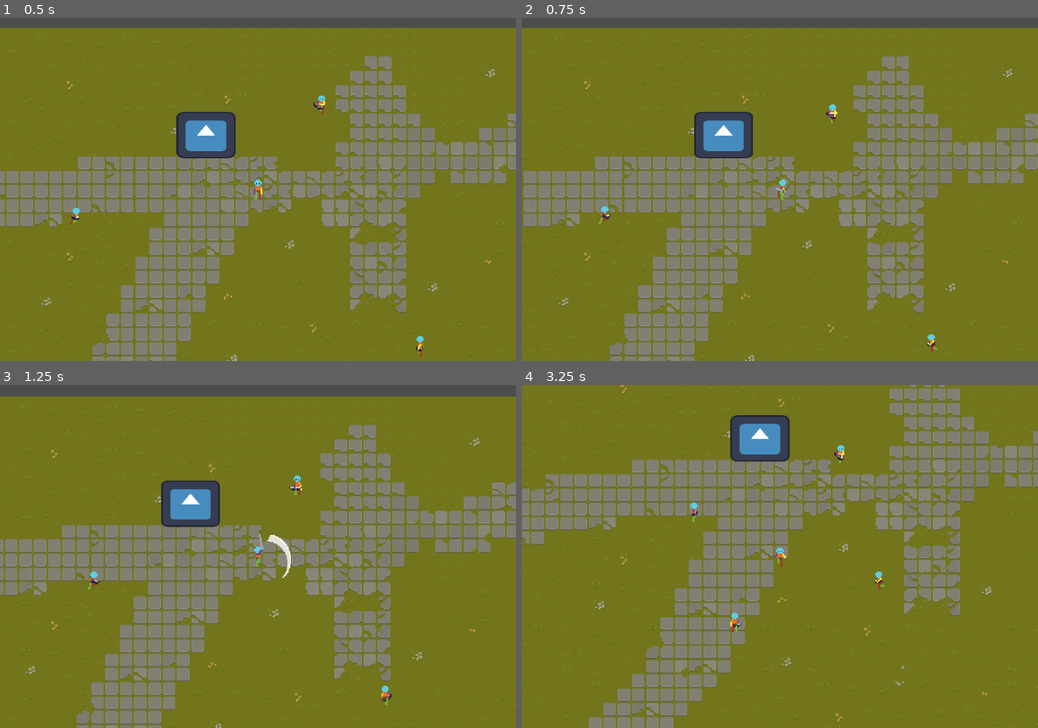
Above: before the commit, frames 1-4 (two rows, left to right).
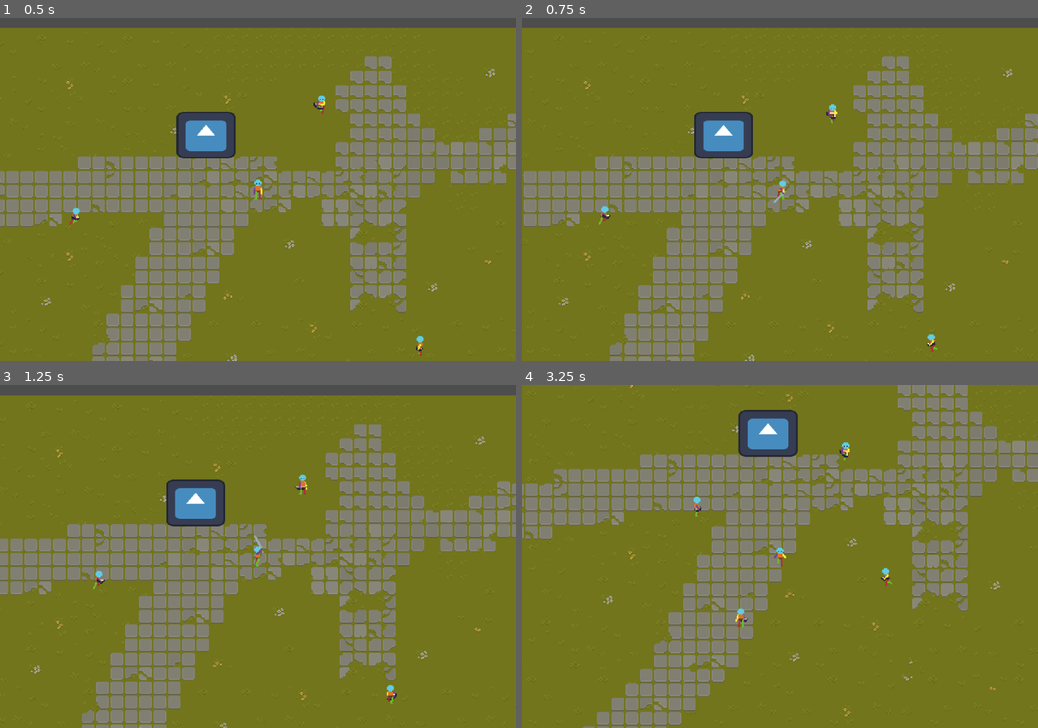
Above: after the commit, the same moments.

Repository: DmNiv/Tekoha
Game: Godot game, scene res://levels/teste.tscn
Two runs of this game, one before a commit and one after it. Both use one fixed random seed, a clock stepped at 60 frames per second and the inputs below. The engine's default icon, where the game draws it, is replaced by a stand-in: a white triangle on a blue panel in a dark square.
Inputs (mouse positions are in pixels of both pictures, inside the frame that each line leads up to):
- Up to frame 1 (0.5 s): no input
- Up to frame 2 (0.75 s): move the mouse to (893, 172) at 0.52 s; hold D (move_right) from 0.53 s (still down); click (893, 172) at 0.6 s
- Up to frame 3 (1.25 s): keep holding D (move_right); right-click (371, 539) at 0.8 s
- Up to frame 4 (3.25 s): move the mouse to (676, 573) at 1.27 s; release D (move_right) at 1.28 s; hold S (move_down) 1.28-2.03 s; right-click (676, 573) at 1.35 s; click (676, 573) at 1.55 s; move the mouse to (831, 481) at 2.02 s; hold D (move_right) 2.03-2.78 s; click (831, 481) at 2.1 s; right-click (831, 481) at 2.3 s; move the mouse to (754, 625) at 2.77 s; hold W (move_up) from 2.78 s (still down); right-click (754, 625) at 2.85 s; click (754, 625) at 3.05 s

Frame 1 is identical in both runs. In frame 2, less than 0.1% of the frame differs, in the area x 48-52%, y 47-54%; in frame 3, 15%; in frame 4, 21%, in the area x 0-100%, y 0-100%.

Commit message:
commit com problemas

Diff:
--- a/tekoha/enemies/enemy_ranged/enemy_ranged.gd
+++ b/tekoha/enemies/enemy_ranged/enemy_ranged.gd
@@ -9,7 +9,7 @@
 var radius_to_move_away: int = 50
 
 var attack: Attack
-var projectile_damage: int = 10
+var projectile_damage: int = 1
 var projectile_knockback: int = 25
 const PROJECTILE_STUN_TIME: float = 0.5
 
--- a/tekoha/player/player.tscn
+++ b/tekoha/player/player.tscn
@@ -1569,7 +1569,7 @@
 
 [sub_resource type="Animation" id="Animation_65viv"]
 resource_name = "attack01_down"
-length = 0.583338
+length = 0.291671
 step = 0.0416667
 tracks/0/type = "value"
 tracks/0/imported = false
@@ -1590,7 +1590,7 @@
 tracks/1/interp = 1
 tracks/1/loop_wrap = true
 tracks/1/keys = {
-"times": PackedFloat32Array(0, 0.0833333, 0.166667, 0.25, 0.333333, 0.416667, 0.5),
+"times": PackedFloat32Array(0, 0.0416667, 0.0833333, 0.125, 0.166667, 0.208333, 0.25),
 "transitions": PackedFloat32Array(1, 1, 1, 1, 1, 1, 1),
 "update": 1,
 "values": [0, 1, 2, 3, 4, 5, 6]
@@ -1602,7 +1602,7 @@
 tracks/2/interp = 1
 tracks/2/loop_wrap = true
 tracks/2/keys = {
-"times": PackedFloat32Array(0.291667, 0.541667),
+"times": PackedFloat32Array(0.145651, 0.269885),
 "transitions": PackedFloat32Array(1, 1),
 "values": [{
 "args": [],
@@ -1619,7 +1619,7 @@
 tracks/3/interp = 1
 tracks/3/loop_wrap = true
 tracks/3/keys = {
-"times": PackedFloat32Array(0.291667),
+"times": PackedFloat32Array(0),
 "transitions": PackedFloat32Array(1),
 "values": [{
 "args": [],
@@ -1629,7 +1629,7 @@
 
 [sub_resource type="Animation" id="Animation_x7c3f"]
 resource_name = "attack01_left"
-length = 0.583338
+length = 0.291671
 step = 0.0416667
 tracks/0/type = "value"
 tracks/0/imported = false
@@ -1650,7 +1650,7 @@
 tracks/1/interp = 1
 tracks/1/loop_wrap = true
 tracks/1/keys = {
-"times": PackedFloat32Array(0, 0.0833333, 0.166667, 0.25, 0.333333, 0.416667, 0.5),
+"times": PackedFloat32Array(0, 0.0416667, 0.0833333, 0.125, 0.166667, 0.208333, 0.25),
 "transitions": PackedFloat32Array(1, 1, 1, 1, 1, 1, 1),
 "update": 1,
 "values": [0, 1, 2, 3, 4, 5, 6]
@@ -1662,7 +1662,7 @@
 tracks/2/interp = 1
 tracks/2/loop_wrap = true
 tracks/2/keys = {
-"times": PackedFloat32Array(0.291667, 0.541667),
+"times": PackedFloat32Array(0.145651, 0.269885),
 "transitions": PackedFloat32Array(1, 1),
 "values": [{
 "args": [],
@@ -1679,7 +1679,7 @@
 tracks/3/interp = 1
 tracks/3/loop_wrap = true
 tracks/3/keys = {
-"times": PackedFloat32Array(0.291667),
+"times": PackedFloat32Array(0),
 "transitions": PackedFloat32Array(1),
 "values": [{
 "args": [],
@@ -1689,7 +1689,7 @@
 
 [sub_resource type="Animation" id="Animation_bjvpn"]
 resource_name = "attack01_right"
-length = 0.583338
+length = 0.291671
 step = 0.0416667
 tracks/0/type = "value"
 tracks/0/imported = false
@@ -1710,7 +1710,7 @@
 tracks/1/interp = 1
 tracks/1/loop_wrap = true
 tracks/1/keys = {
-"times": PackedFloat32Array(0, 0.0833333, 0.166667, 0.25, 0.333333, 0.416667, 0.5),
+"times": PackedFloat32Array(0, 0.0416667, 0.0833333, 0.125, 0.166667, 0.208333, 0.25),
 "transitions": PackedFloat32Array(1, 1, 1, 1, 1, 1, 1),
 "update": 1,
 "values": [0, 1, 2, 3, 4, 5, 6]
@@ -1722,7 +1722,7 @@
 tracks/2/interp = 1
 tracks/2/loop_wrap = true
 tracks/2/keys = {
-"times": PackedFloat32Array(0.291667, 0.541667),
+"times": PackedFloat32Array(0.145651, 0.269885),
 "transitions": PackedFloat32Array(1, 1),
 "values": [{
 "args": [],
@@ -1739,7 +1739,7 @@
 tracks/3/interp = 1
 tracks/3/loop_wrap = true
 tracks/3/keys = {
-"times": PackedFloat32Array(0.291667),
+"times": PackedFloat32Array(0),
 "transitions": PackedFloat32Array(1),
 "values": [{
 "args": [],
@@ -1749,7 +1749,7 @@
 
 [sub_resource type="Animation" id="Animation_c35mf"]
 resource_name = "attack01_up"
-length = 0.583338
+length = 0.291671
 step = 0.0416667
 tracks/0/type = "value"
 tracks/0/imported = false
@@ -1770,7 +1770,7 @@
 tracks/1/interp = 1
 tracks/1/loop_wrap = true
 tracks/1/keys = {
-"times": PackedFloat32Array(0, 0.0833333, 0.166667, 0.25, 0.333333, 0.416667, 0.5),
+"times": PackedFloat32Array(0, 0.0416667, 0.0833333, 0.125, 0.166667, 0.208333, 0.25),
 "transitions": PackedFloat32Array(1, 1, 1, 1, 1, 1, 1),
 "update": 1,
 "values": [0, 1, 2, 3, 4, 5, 6]
@@ -1782,7 +1782,7 @@
 tracks/2/interp = 1
 tracks/2/loop_wrap = true
 tracks/2/keys = {
-"times": PackedFloat32Array(0.291667, 0.541667),
+"times": PackedFloat32Array(0.145651, 0.269885),
 "transitions": PackedFloat32Array(1, 1),
 "values": [{
 "args": [],
@@ -1799,7 +1799,7 @@
 tracks/3/interp = 1
 tracks/3/loop_wrap = true
 tracks/3/keys = {
-"times": PackedFloat32Array(0.291667),
+"times": PackedFloat32Array(0),
 "transitions": PackedFloat32Array(1),
 "values": [{
 "args": [],
--- a/tekoha/player/states/attack_end.gd
+++ b/tekoha/player/states/attack_end.gd
@@ -1,6 +1,7 @@
 extends State
 
 func enter():
+	print("attackEnd")
 	animation_root_node.travel("AttackEnd")
 
 func exit():
--- a/tekoha/player/states/state_attack01.gd
+++ b/tekoha/player/states/state_attack01.gd
@@ -7,6 +7,7 @@
 var weapon: PlayerWeapon
 
 func enter():
+	print("attack01")
 	weapon = owner_node.weapon
 	owner_node.velocity = Vector2.ZERO
 	# Atualiza a direção do mouse
@@ -31,13 +32,17 @@
 
 func attack():
 	owner_node.velocity = (owner_node.attack_direction) * ATTACK_VELOCITY
-	weapon.weapon_collision.disabled = false
+	print("ligou")
+	weapon.weapon_collision.set_deferred("disabled", false)
 
 func stop_attack():
+	print("entrou")
+	print("altera colisão")
+	weapon.weapon_collision.set_deferred("disabled", true)
+	print("desligou")
 	owner_node.velocity = Vector2.ZERO
 	owner_node.last_facing_direction = owner_node.mouse_direction
-	weapon.weapon_collision.disabled = true
 
 func _on_animation_tree_animation_finished(anim_name: StringName) -> void:
-	if anim_name in ["attack01_down", "attack01_up", "attack01_left", "attack01_right"]:
+	if anim_name in ["attack01_down", "attack01_up", "attack01_left", "attack01_right"] and state_machine.current_state.name == "Attack01":
 		transition_to("AttackEnd")
--- a/tekoha/player/states/state_attack02.gd
+++ b/tekoha/player/states/state_attack02.gd
@@ -23,7 +23,7 @@
 	animation_root_node.travel("Attack02")
 
 func exit():
-	pass
+	stop_attack()
 
 func update(_delta: float):
 	pass
@@ -33,12 +33,12 @@
 
 func attack():
 	owner_node.velocity = (owner_node.attack_direction) * ATTACK_VELOCITY
-	weapon.weapon_collision.disabled = false
+	weapon.weapon_collision.set_deferred("disabled", false)
 
 func stop_attack():
+	weapon.weapon_collision.set_deferred("disabled", true)
 	owner_node.velocity = Vector2.ZERO
 	owner_node.last_facing_direction = owner_node.mouse_direction
-	weapon.weapon_collision.disabled = true
 
 func _on_animation_tree_animation_finished(anim_name: StringName) -> void:
 	if anim_name in ["attack02_down", "attack02_up", "attack02_left", "attack02_right"]:
--- a/tekoha/player/states/state_dash.gd
+++ b/tekoha/player/states/state_dash.gd
@@ -27,12 +27,12 @@
 
 func roll():
 	owner_node.velocity = ROLL_SPEED * owner_node.roll_direction
-	hitbox.disabled = true
+	hitbox.set_deferred("disabled", true)
 
 func stop_roll():
 	owner_node.velocity = Vector2.ZERO
 	owner_node.last_facing_direction = owner_node.roll_direction
-	hitbox.disabled = false
+	hitbox.set_deferred("disabled", false)
 
 func _on_animation_tree_animation_finished(anim_name: StringName) -> void:
 	if anim_name in ["roll_down", "roll_up", "roll_left", "roll_right"]:
--- a/tekoha/state_machine/state.gd
+++ b/tekoha/state_machine/state.gd
@@ -20,5 +20,4 @@
 	pass
 
 func transition_to(state_name: String):
-	if state_machine.current_state.name != "Stun":
-		Transitioned.emit(state_name)
+	Transitioned.emit(state_name)
--- a/tekoha/state_stun.gd
+++ b/tekoha/state_stun.gd
@@ -5,6 +5,7 @@
 @onready var attack_info: Attack
 
 func enter():
+	print("stun")
 	if owner_node is CharacterBody2D:
 		owner_node.velocity = -(attack_info.attack_position - owner_node.global_position).normalized() * attack_info.knockback_force
 
@@ -26,10 +27,10 @@
 	attack_info = attack
 
 func _on_stun_timer_timeout() -> void:
-	Transitioned.emit("Idle")
+	transition_to("Idle")
 
 func stun():
-	hitbox.disabled = true
+	hitbox.set_deferred("disabled", true)
 
 func stop_stun():
-	hitbox.disabled = false
+	hitbox.set_deferred("disabled", false)
